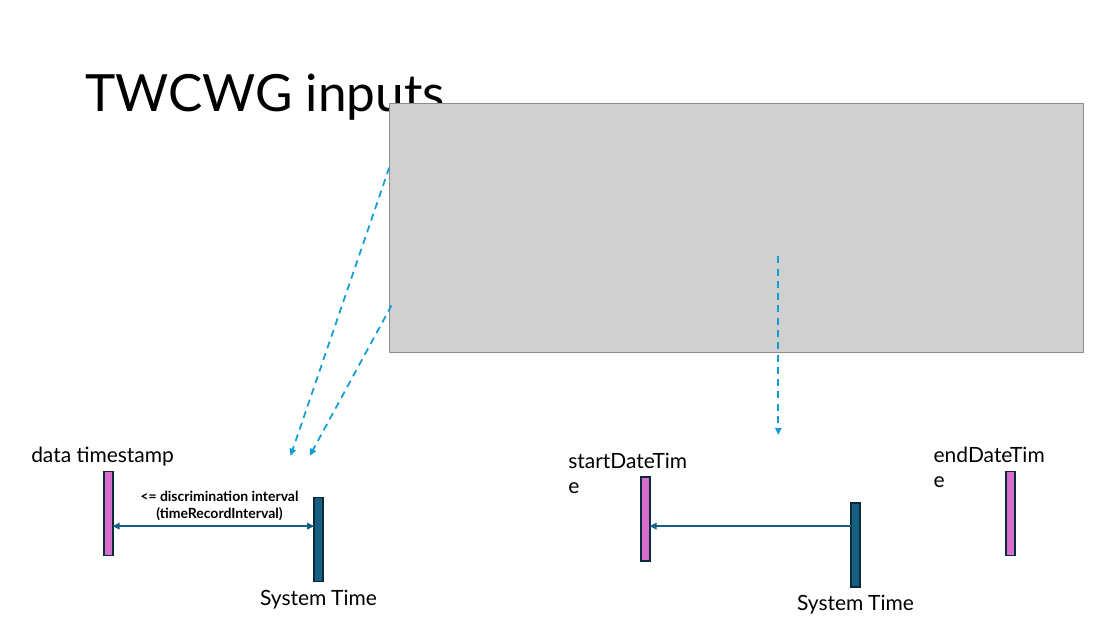
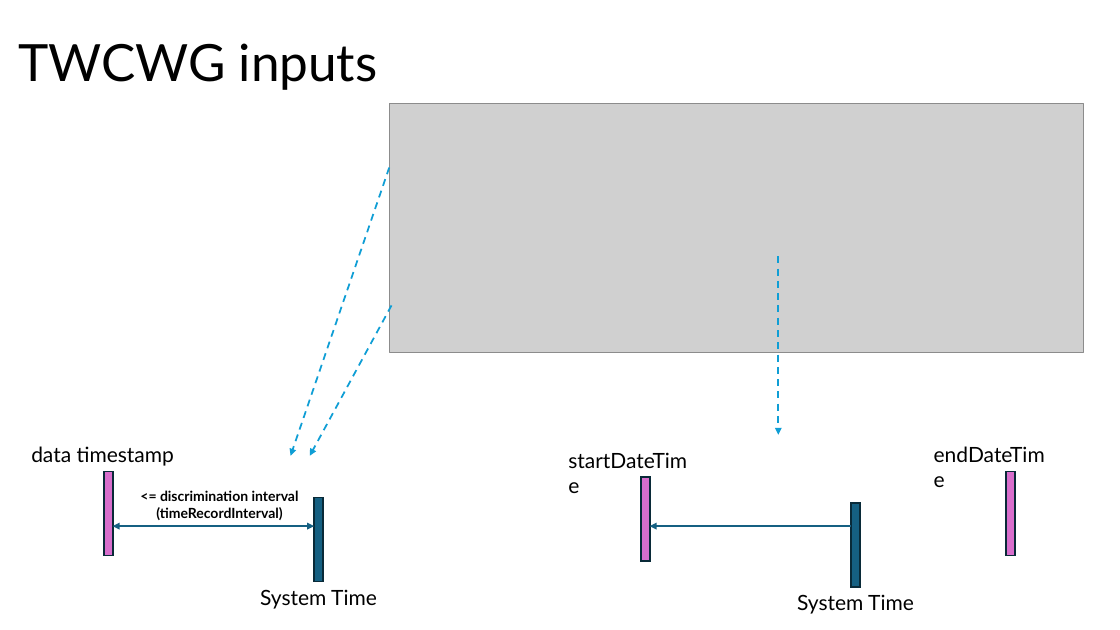
Before and after one commit to iho-ohi/98-interoperability, a slide deck: slide 8 of documents/3.0.0/s98Mtg_july2026.pptx. Drawn at 1120x630 pixels with LibreOffice and Linux fonts; fonts in the diff are those of the drawing; grey boxes stand for pictures. Boxes give left, top, right and bottom in pixels: in the first picture for what was removed or moved away, otherwise in the second. Text is boxed around its words. In the diff, an @@ line names an element or a change of style, - is before the commit and + after.

```diff
--- a/documents/3.0.0/s98Mtg_july2026.pptx
+++ b/documents/3.0.0/s98Mtg_july2026.pptx
@@ title "TWCWG inputs": place and size @@
-title "TWCWG inputs" at (85, 73, 445, 120)
+title "TWCWG inputs" at (18, 43, 378, 90)
```
Also in this commit, not shown: 5 other slides changed, 3 other files.
